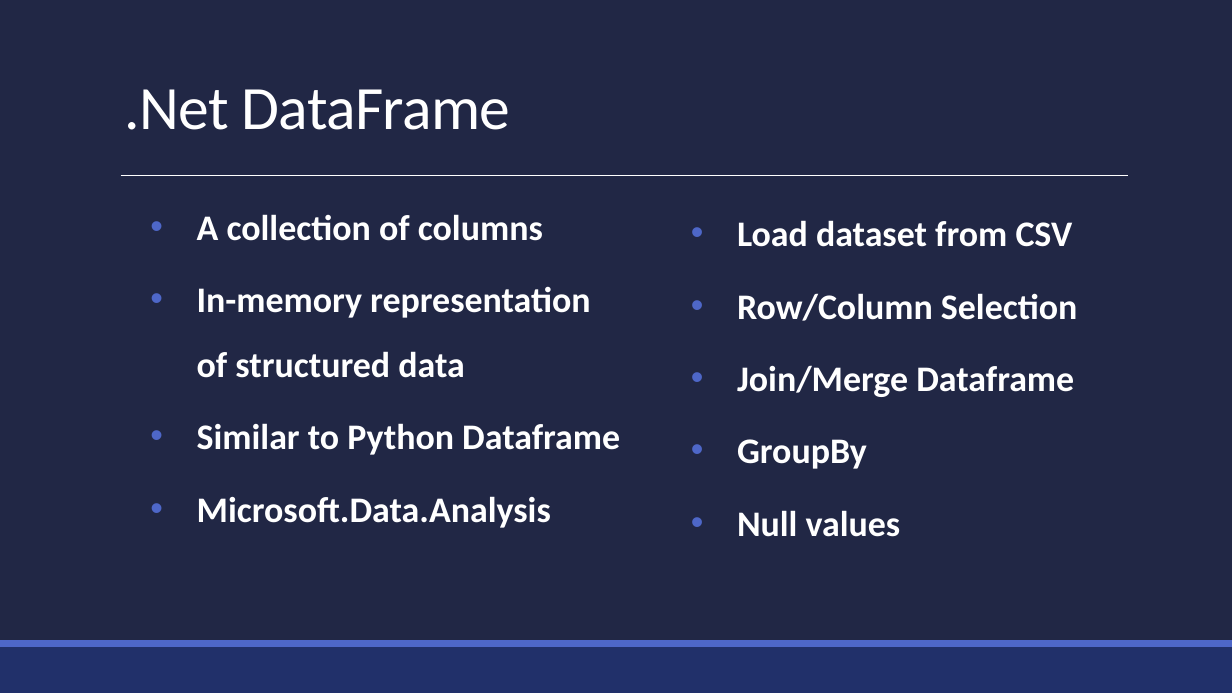
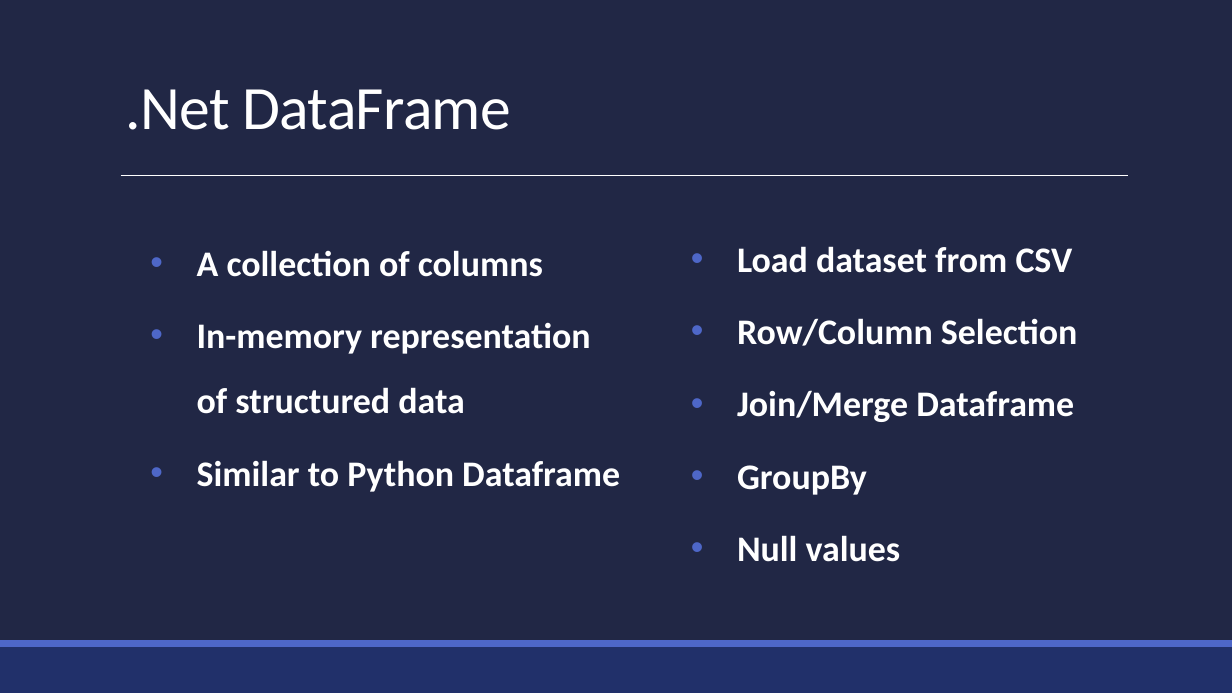
Before and after one commit to praveenraghuvanshi/tech-sessions, a slide deck: slide 10 of 31052020-virtualmlnet/virtualmlnet-2020.pptx. Drawn at 1232x693 pixels with LibreOffice and Linux fonts; fonts in the diff are those of the drawing. Boxes give left, top, right and bottom in pixels: in the first picture for what was removed or moved away, otherwise in the second. Text is boxed around its words. In the diff, an @@ line names an element or a change of style, - is before the commit and + after.

```diff
--- a/31052020-virtualmlnet/virtualmlnet-2020.pptx
+++ b/31052020-virtualmlnet/virtualmlnet-2020.pptx
@@ text "Load dataset from CSV": place and size @@
-text "Load dataset from CSV" at (737, 220, 1078, 537)
+text "Load dataset from CSV" at (737, 246, 1078, 562)
@@ text at (197, 496, 551, 528): paragraph removed @@
-  • Microsoft.Data.Analysis
```
Also in this commit, not shown: 1 other slide changed, 1 slide added, 1 other file.
